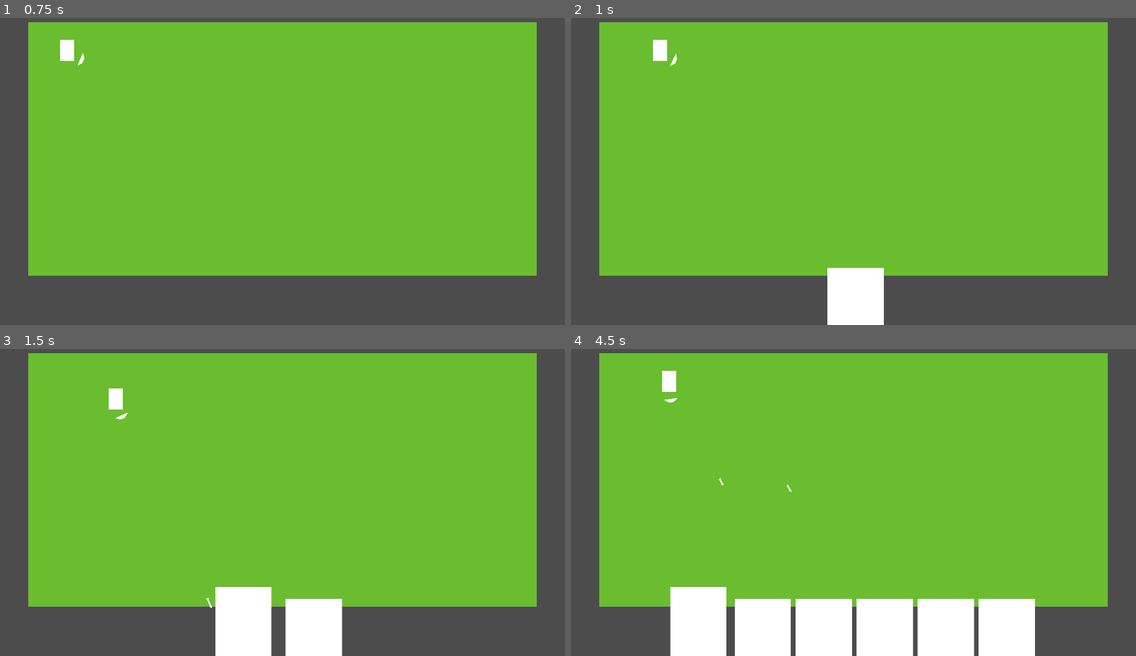
Above: before the commit, frames 1-4 (two rows, left to right).
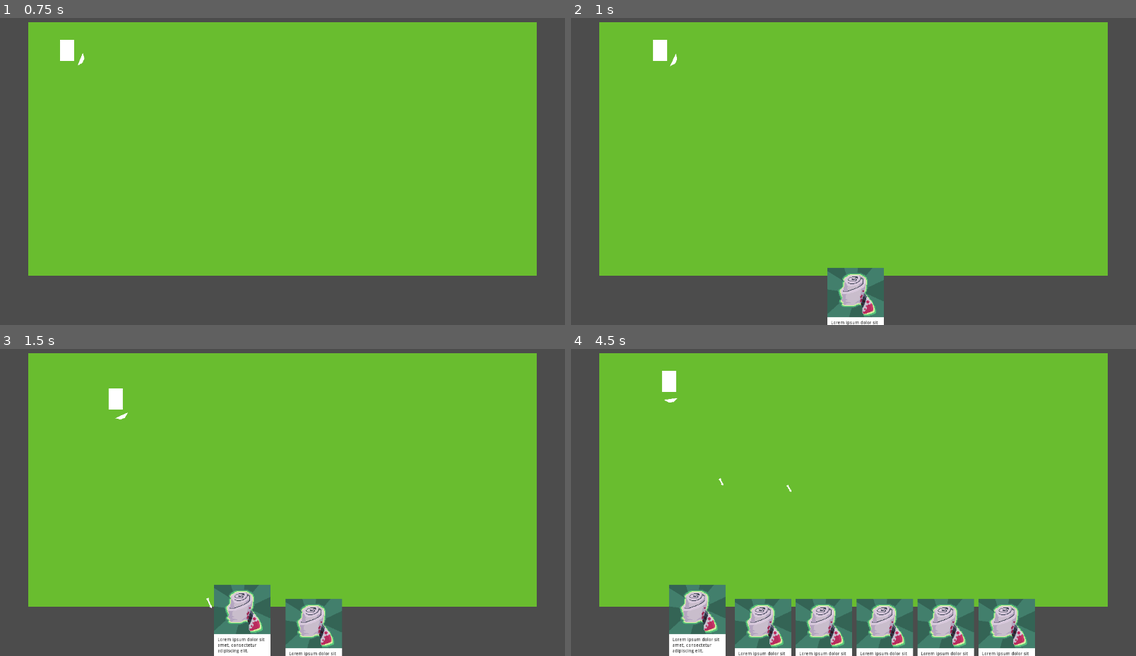
Above: after the commit, the same moments.

Repository: rdede/pffft
Game: Godot game, scene res://scenes/arena/arena.tscn
Two runs of this game, one before a commit and one after it. Both use one fixed random seed, a clock stepped at 60 frames per second and the inputs below.
Inputs (mouse positions are in pixels of both pictures, inside the frame that each line leads up to):
- Up to frame 1 (0.75 s): tap Enter at 0.5 s; move the mouse to (282, 150) at 0.52 s; press the mouse at (282, 150) at 0.53 s; hold D (Player_move_right) from 0.53 s (still down)
- Up to frame 2 (1 s): keep holding D (Player_move_right); right-click (853, 150) at 0.8 s
- Up to frame 3 (1.5 s): move the mouse to (169, 514) at 1.27 s; release D (Player_move_right) at 1.28 s; release the mouse at (169, 514) at 1.28 s; hold S (Player_move_down) from 1.28 s (still down); right-click (169, 514) at 1.35 s
- Up to frame 4 (4.5 s): click (740, 514) at 1.55 s; move the mouse to (910, 428) at 2.02 s; release S (Player_move_down) at 2.03 s; press the mouse at (910, 428) at 2.03 s; hold D (Player_move_right) 2.03-2.78 s; right-click (910, 428) at 2.3 s; move the mouse to (825, 560) at 2.77 s; release the mouse at (825, 560) at 2.78 s; hold Z (Player_move_up) 2.78-3.53 s; right-click (825, 560) at 2.85 s; click (825, 560) at 3.05 s; move the mouse to (1023, 545) at 3.52 s; press the mouse at (1023, 545) at 3.53 s; hold Q (Player_move_left) from 3.53 s (still down); right-click (1023, 545) at 3.8 s; move the mouse to (684, 450) at 4.27 s; release the mouse at (684, 450) at 4.28 s; right-click (684, 450) at 4.35 s

Frame 1 is identical in both runs. In frame 2, 1.7% of the frame differs, in the area x 45-56%, y 81-100%; in frame 3, 3.5%; in frame 4, 10%, in the area x 17-83%, y 76-100%.

Commit message:
Card increase their z-index when hovered

Diff:
--- a/cards/card.gd
+++ b/cards/card.gd
@@ -1,4 +1,4 @@
-extends Container
+extends Node2D
 
 class_name Card
 
@@ -22,8 +22,13 @@
 
 var mousepos_offset := Vector2.ZERO
 
+var prev_position := Vector2.ZERO
+
+onready var container := $Container
+
 signal droped
 signal used
+signal hovered
 
 func _ready() -> void:
 	check_init_error()
@@ -31,12 +36,13 @@
 
 func _process(delta: float) -> void:
 	if is_hovered and Input.is_action_pressed("Player_attack"):
+
+		is_hovered = false
 		current_state = STATES.IN_MOUSE
-		is_hovered = false
-		mousepos_offset = get_global_mouse_position() - rect_global_position
+		mousepos_offset = get_global_mouse_position() - container.rect_global_position
 
 	if current_state == STATES.IN_MOUSE and Input.is_action_just_released("Player_attack"):
-		rect_scale = Vector2.ONE * 1
+		container.rect_scale = Vector2.ONE * 1
 		current_state = STATES.REORGANIZE
 		emit_signal("droped", get_global_mouse_position(), self)
 
@@ -46,13 +52,16 @@
 			pass
 		STATES.IN_MOUSE:
 			var mousepos := get_global_mouse_position()
-			self.rect_global_position = mousepos - mousepos_offset
+			container.rect_global_position = mousepos - mousepos_offset
+			# Possible function to transform the card relative to the mouse movement
+#			centrifugal_transform(prev_position, mousepos)
+			prev_position = mousepos
 		STATES.REORGANIZE:
 			if t <= 1.0:
-				rect_position = rect_position.linear_interpolate(target_pos, t)
+				container.rect_position = container.rect_position.linear_interpolate(target_pos, t)
 				t += delta / DRAW_TIME
 			else:
-				rect_position = target_pos
+				container.rect_position = target_pos
 				t = 0.0
 				current_state = STATES.IN_HAND
 
@@ -78,13 +87,20 @@
 
 
 func _on_ClickZone_mouse_entered() -> void:
-	rect_scale = Vector2.ONE * HOVER_ZOOM_FACTOR
+	container.rect_scale = Vector2.ONE * HOVER_ZOOM_FACTOR
 	is_hovered = true
+	self.z_index = 1
+
 
 func _on_ClickZone_mouse_exited() -> void:
-	rect_scale = Vector2.ONE * 1
+	container.rect_scale = Vector2.ONE * 1
+	self.z_index = 0
 	is_hovered = false
-	if rect_global_position != target_pos:
+	if container.rect_global_position != target_pos:
 		current_state = STATES.REORGANIZE
 	else:
 		current_state = STATES.IN_HAND
+
+func centrifugal_transform(prev_position: Vector2, curr_position: Vector2) -> void:
+	var shift := curr_position - prev_position
+	container.rect_scale.x = 1 - clamp(abs(shift.x) / 2, 0, 90) / 100
--- a/cards/card.tscn
+++ b/cards/card.tscn
@@ -1,19 +1,56 @@
-[gd_scene load_steps=2 format=2]
+[gd_scene load_steps=3 format=2]
 
 [ext_resource path="res://cards/card.gd" type="Script" id=1]
+[ext_resource path="res://bandage.png" type="Texture" id=2]
 
-[node name="Card" type="MarginContainer"]
-margin_right = 128.0
-margin_bottom = 192.0
-rect_pivot_offset = Vector2( 96, 180 )
-mouse_default_cursor_shape = 2
+[node name="Card" type="Node2D"]
 script = ExtResource( 1 )
+
+[node name="Container" type="MarginContainer" parent="."]
+margin_left = -62.0
+margin_top = -96.0
+margin_right = 66.0
+margin_bottom = 96.0
+rect_pivot_offset = Vector2( 62, 96 )
 __meta__ = {
 "_edit_use_anchors_": false
 }
 
-[node name="ClickZone" type="ColorRect" parent="."]
+[node name="Background" type="ColorRect" parent="Container"]
 margin_right = 128.0
 margin_bottom = 192.0
-[connection signal="mouse_entered" from="ClickZone" to="." method="_on_ClickZone_mouse_entered"]
-[connection signal="mouse_exited" from="ClickZone" to="." method="_on_ClickZone_mouse_exited"]
+__meta__ = {
+"_edit_use_anchors_": false
+}
+
+[node name="TextureRect" type="TextureRect" parent="Container"]
+margin_right = 128.0
+margin_bottom = 192.0
+texture = ExtResource( 2 )
+
+[node name="Control" type="Control" parent="Container"]
+margin_right = 128.0
+margin_bottom = 192.0
+__meta__ = {
+"_edit_use_anchors_": false
+}
+
+[node name="Label" type="Label" parent="Container/Control"]
+margin_left = 8.0
+margin_top = 120.0
+margin_right = 157.0
+margin_bottom = 205.0
+rect_scale = Vector2( 0.75, 0.75 )
+custom_colors/font_color = Color( 0, 0, 0, 1 )
+text = "Lorem ipsum dolor sit amet, consectetur adipiscing elit."
+autowrap = true
+__meta__ = {
+"_edit_use_anchors_": false
+}
+
+[node name="ClickZone" type="ColorRect" parent="Container"]
+margin_right = 128.0
+margin_bottom = 192.0
+color = Color( 1, 1, 1, 0 )
+[connection signal="mouse_entered" from="Container/ClickZone" to="." method="_on_ClickZone_mouse_entered"]
+[connection signal="mouse_exited" from="Container/ClickZone" to="." method="_on_ClickZone_mouse_exited"]
--- a/cards/player_hand.gd
+++ b/cards/player_hand.gd
@@ -1,7 +1,7 @@
 extends Node2D
 
 var CardBase = preload("res://cards/card.tscn")
-var cards := 0
+var cards := []
 var card_in_mouse : Card = null
 var card_offset := 10.0
 enum CARD_STATES {IN_HAND, IN_MOUSE, REORGANIZE}
@@ -12,6 +12,7 @@
 signal card_dropped
 
 func _process(delta: float) -> void:
+
 	#Check if a card is in mouse
 	var card_in_mouse_temp = null
 	for card in hand.get_children():
@@ -29,33 +30,59 @@
 		draw_card()
 
 func draw_card() -> void:
-	cards += 1
 	var new_card = CardBase.instance()
+
+	# Add card to the array
+	cards.append(new_card)
+
+	# Add card to the game screen
 	hand.add_child(new_card)
+
+	# Connect signals
 	new_card.connect("droped", self, "_on_Card_dropped")
 	new_card.connect("used", self, "_on_Card_used")
+
+	# Reorganize cards
 	organize_cards()
 
 func organize_cards() -> void:
 	var cards_processed := 0
-	var cards_in_hand := cards
-	for card in hand.get_children():
+	var cards_in_hand := cards.size()
+	for card in cards:
+		# If card is waiting to be removed with queu_free(), do not process it
 		if card.wait_to_remove:
 			continue
+		# If card is grabbed by the mouse, do not process it
 		if card.current_state == CARD_STATES.IN_MOUSE:
 			cards_in_hand -= 1
 			continue
+		# Set the card state to be reorganized
 		card.current_state = CARD_STATES.REORGANIZE
-		var x_pos = center_card_hand.x - card.rect_size.x + ((card.rect_size.x * cards_in_hand + card_offset * cards_in_hand) / 2)
-		x_pos -= card.rect_size.x * cards_processed + card_offset * cards_processed
+
+		# Defines the card x position relative to the total number of cards in hand...
+		var x_pos = center_card_hand.x - card.container.rect_size.x + ((card.container.rect_size.x * cards_in_hand + card_offset * cards_in_hand) / 2)
+		# ...and the number of processed cards
+		x_pos -= card.container.rect_size.x * cards_processed + card_offset * cards_processed
+		# Set it as card target pos to "animate" the lineare interpolation of the card.
 		card.target_pos = Vector2(round(x_pos), round(center_card_hand.y))
+
 		cards_processed += 1
 
 func _on_Card_dropped(cursor_position: Vector2, card: Card) -> void:
 	emit_signal("card_dropped", cursor_position, card)
 
 func _on_Card_used(card: Card) -> void:
+	#
+	# Play card use animation here
+	#
+
+	# Remove the card instance
 	card.queue_free()
+
+	# Free the mouse from card
 	card_in_mouse = null
-	cards -= 1
+	assert(cards.has(card), "Card " + str(card) + " does not exists in the hand")
+
+	# Remove the card from the player hand
+	cards.remove(cards.find(card))
 	organize_cards()
--- a/project.godot
+++ b/project.godot
@@ -9,7 +9,7 @@
 config_version=4
 
 _global_script_classes=[ {
-"base": "Container",
+"base": "Node2D",
 "class": "Card",
 "language": "GDScript",
 "path": "res://cards/card.gd"
Binary file added: bandage.png
Not shown, added: bandage.png.import
